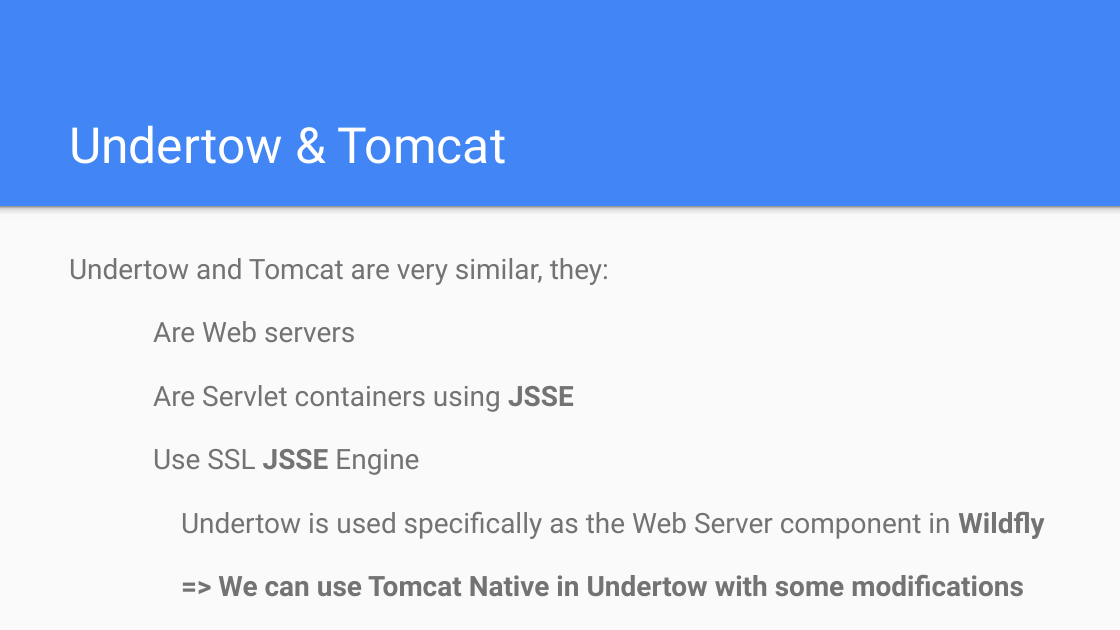
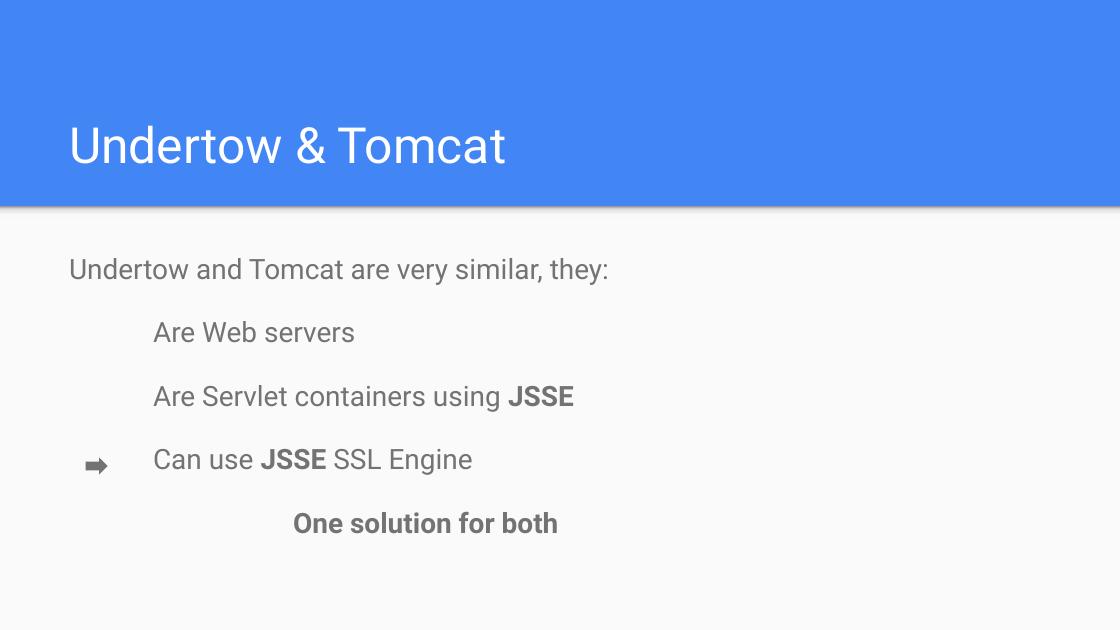
Before and after one commit to jocelynthode/tomcat-native2-doc, a slide deck: slide 3 of initial_presentation.pptx. Drawn at 1120x630 pixels with LibreOffice and Linux fonts; fonts in the diff are those of the drawing. Boxes give left, top, right and bottom in pixels: in the first picture for what was removed or moved away, otherwise in the second. Text is boxed around its words. In the diff, an @@ line names an element or a change of style, - is before the commit and + after.

```diff
--- a/initial_presentation.pptx
+++ b/initial_presentation.pptx
@@ text at [153,449,559,533]: text changed @@
-Use SSL JSSE Engine
-Undertow is used specifically as the Web Server component in Wildfly
-=> We can use Tomcat Native in Undertow with some modifications
+Can use JSSE SSL Engine
+One solution for both
@@ right arrow added at [86,457,109,474], fill #737373 @@
```
Also in this commit, not shown: 6 other slides changed, 1 slide added, 1 slide removed, 1 other file.
